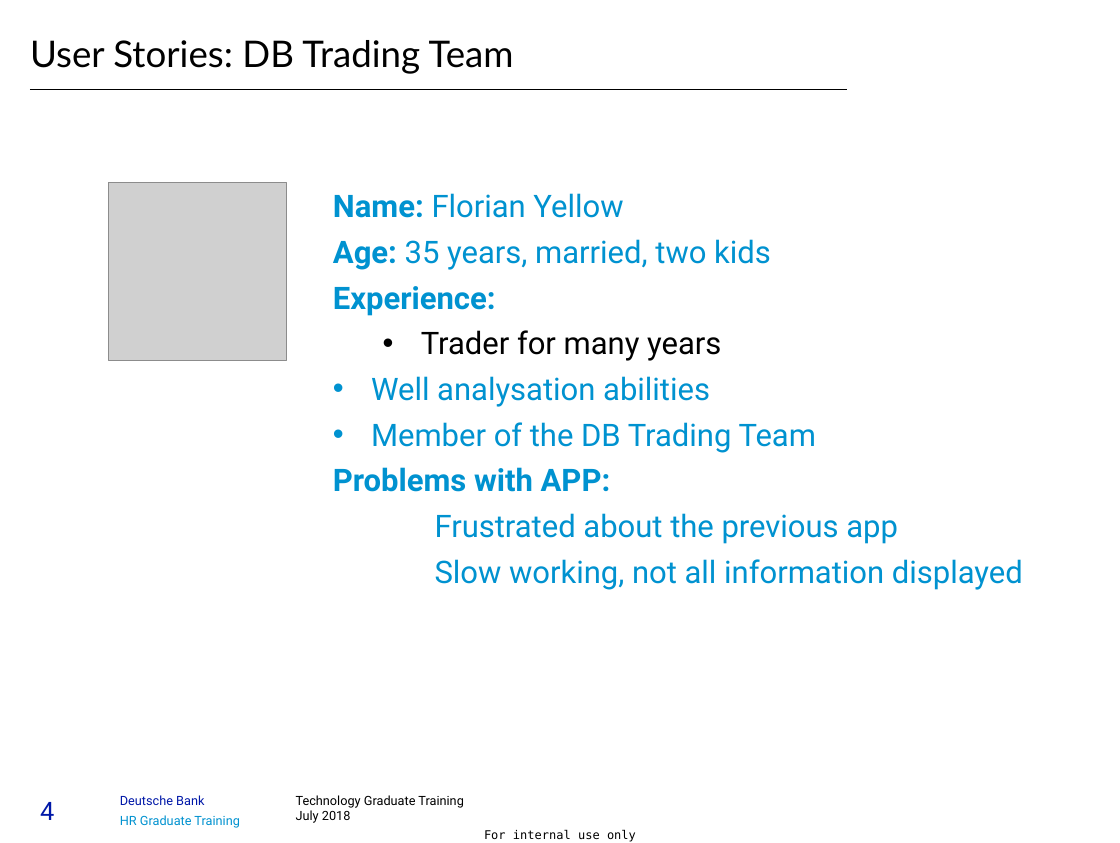
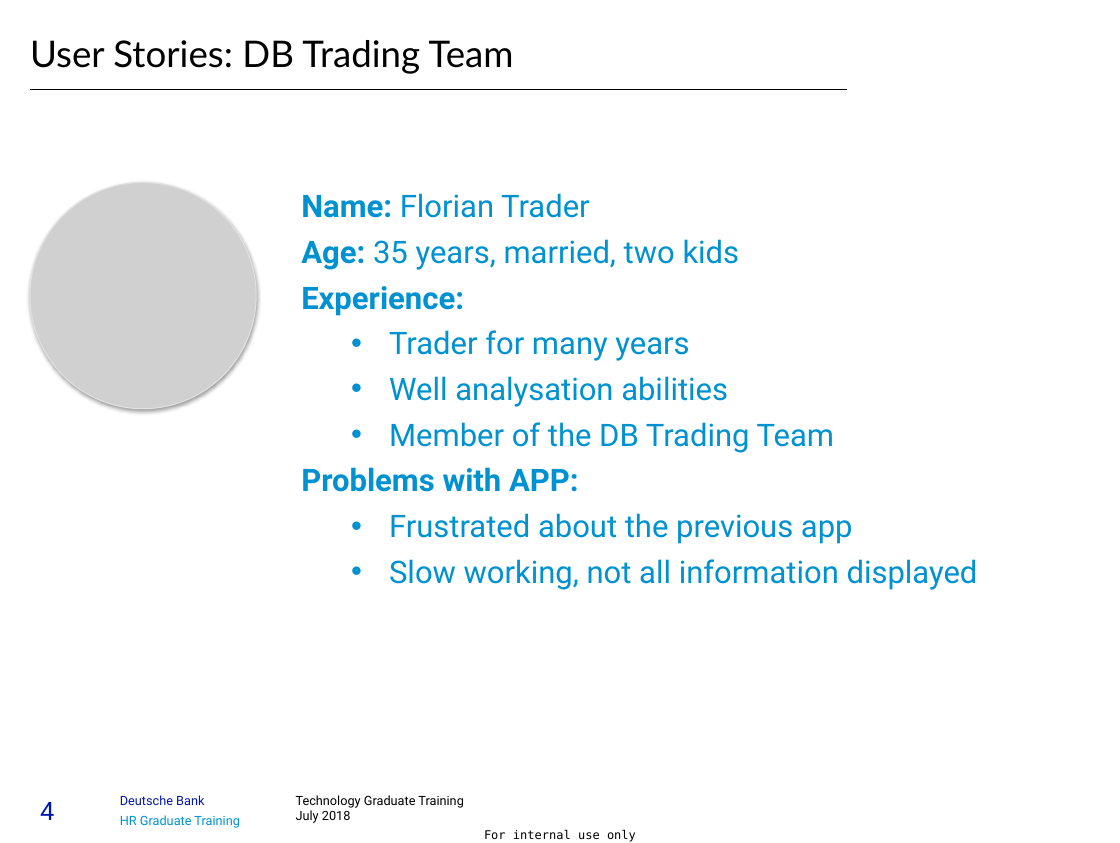
Before and after one commit to timurbaev1996/case_study, a slide deck: slide 5 of business/FinalPresentationGroupC1_1.pptx. Drawn at 1120x843 pixels with LibreOffice and Linux fonts; fonts in the diff are those of the drawing; grey boxes stand for pictures. Boxes give left, top, right and bottom in pixels: in the first picture for what was removed or moved away, otherwise in the second. Text is boxed around its words. In the diff, an @@ line names an element or a change of style, - is before the commit and + after.

Commit message:
Presentation files

```diff
--- a/business/FinalPresentationGroupC1_1.pptx
+++ b/business/FinalPresentationGroupC1_1.pptx
@@ picture added at [30,183,257,410] @@
@@ picture removed at [109,183,287,361] @@
@@ text at [301,193,589,218]: text changed @@
-Name: Florian Yellow
+Name: Florian Trader
@@ text "Name: Florian Trader": place and size @@
-text "Name: Florian Trader" at [333,193,1023,590]
+text "Name: Florian Trader" at [301,193,978,590]
@@ text at [389,330,978,590]: text colour #000000 to #0092D0 in "Trader for many years"; list level 1 to 3 in "Well analysation abilities"; list level 1 to 3 in "Member of the DB Trading ..."; bullet none to •; list level 1 to 3 in "Frustrated about the previous app"; list level 1 to 3 in "Slow working, not all information ..." @@
```
Also in this commit, not shown: 5 other slides changed, 11 slides added, 2 slides removed, 3 other files.
